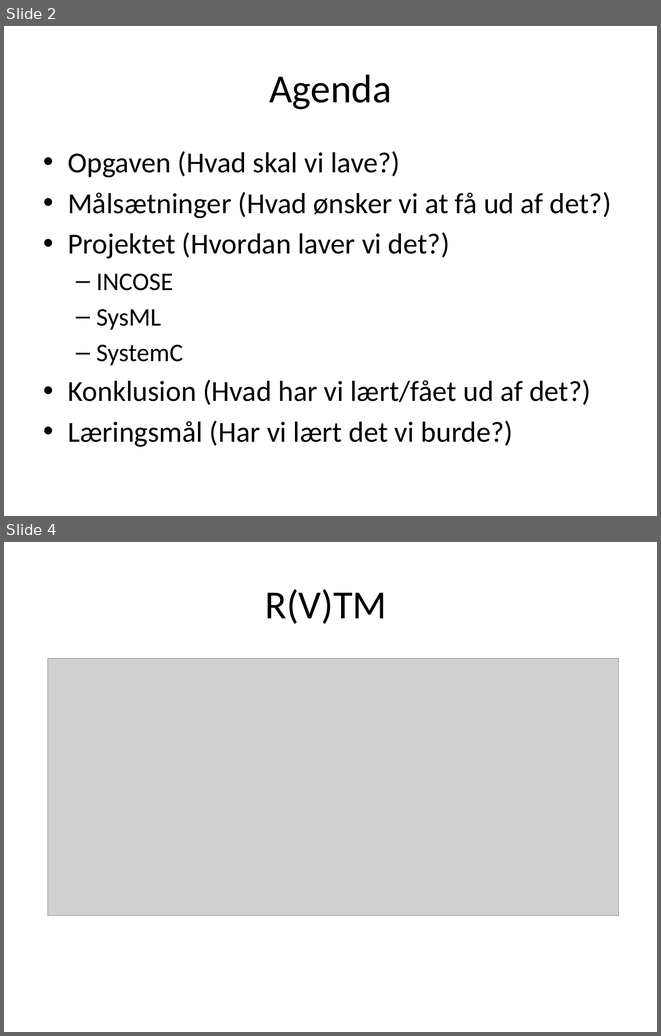
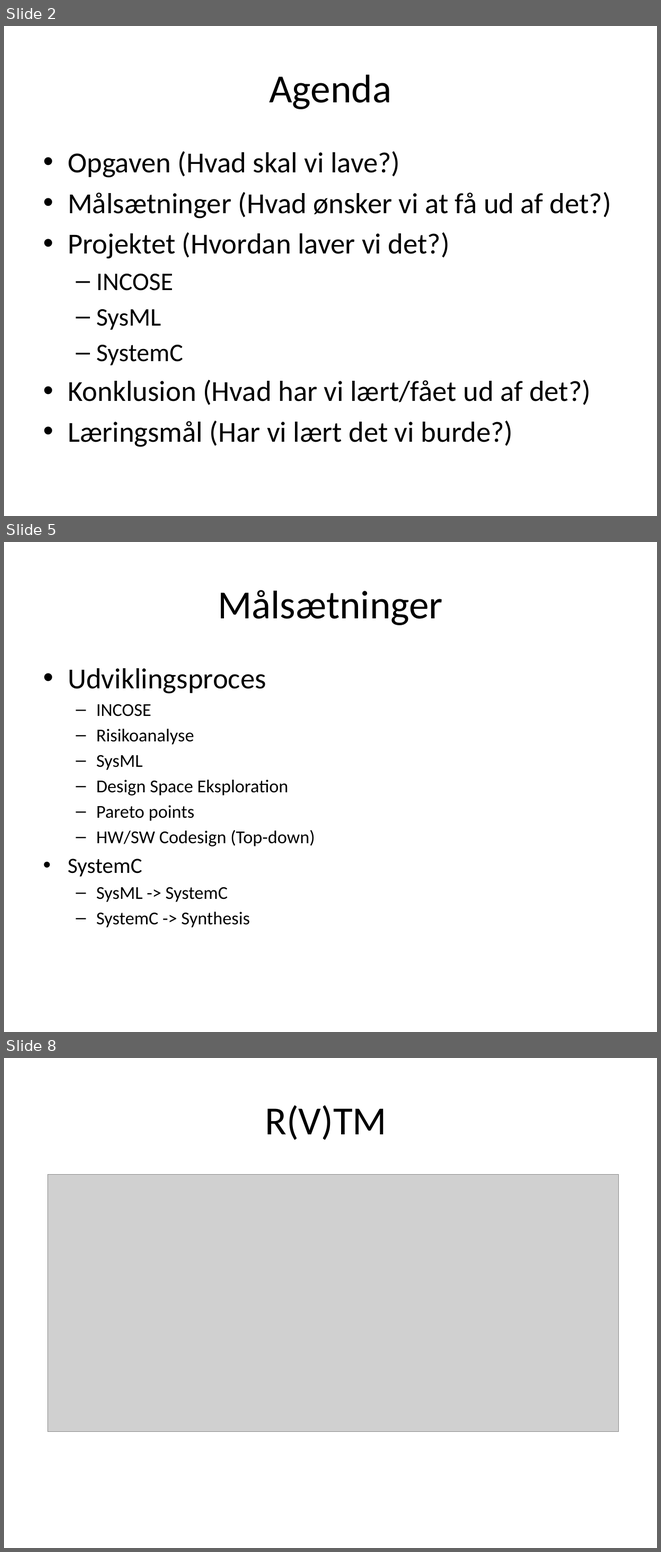
Before and after one commit to ahpoder/masterofit2009, a slide deck: syseng_hwco/proj/Artifact/Presentations/Presentation_exam.pptx. Shown one above the other, each under a label of ours: slides 2 and 4 before the commit, slides 2, 5 and 8 after it; the slides between them are not shown. The pictures are 661x1036 and 661x1552 pixels, drawn with LibreOffice and Linux fonts; fonts in the diff are those of the drawing; grey boxes stand for pictures. Boxes give left, top, right and bottom in pixels: in the first picture for what was removed or moved away, otherwise in the second. Text is boxed around its words. In the diff, an @@ line names an element or a change of style, - is before the commit and + after.

```diff
--- a/syseng_hwco/proj/Artifact/Presentations/Presentation_exam.pptx
+++ b/syseng_hwco/proj/Artifact/Presentations/Presentation_exam.pptx
@@ slide 5 added at (x1=4, y1=542, x2=657, y2=1032), background #FFFFFF @@
@@ title added at (x1=218, y1=590, x2=443, y2=625), 44 pt, text #000000 @@
+Målsætninger
@@ text added at (x1=68, y1=668, x2=315, y2=927), 20 pt, text #000000 @@
+• Udviklingsproces
+  – INCOSE
+  – Risikoanalyse
+  – SysML
+  – Design Space Eksploration
+  – Pareto points
+  – HW/SW Codesign (Top-down)
+• SystemC
+  – SysML -> SystemC
+  – SystemC -> Synthesis
@@ what was slide 4 is now slide 8 @@
```
Also in this commit, not shown: 1 slide changed, 3 other slides added.
